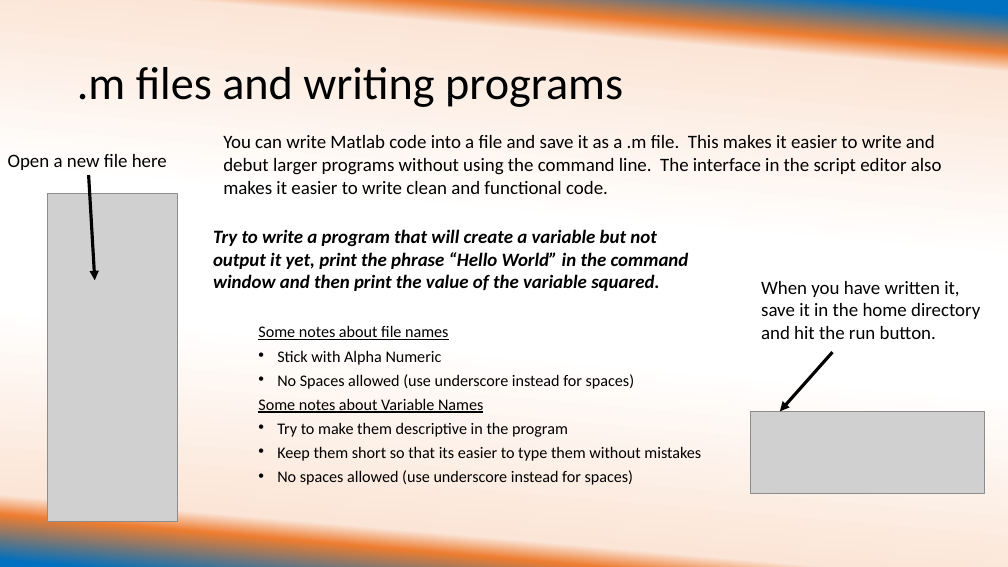
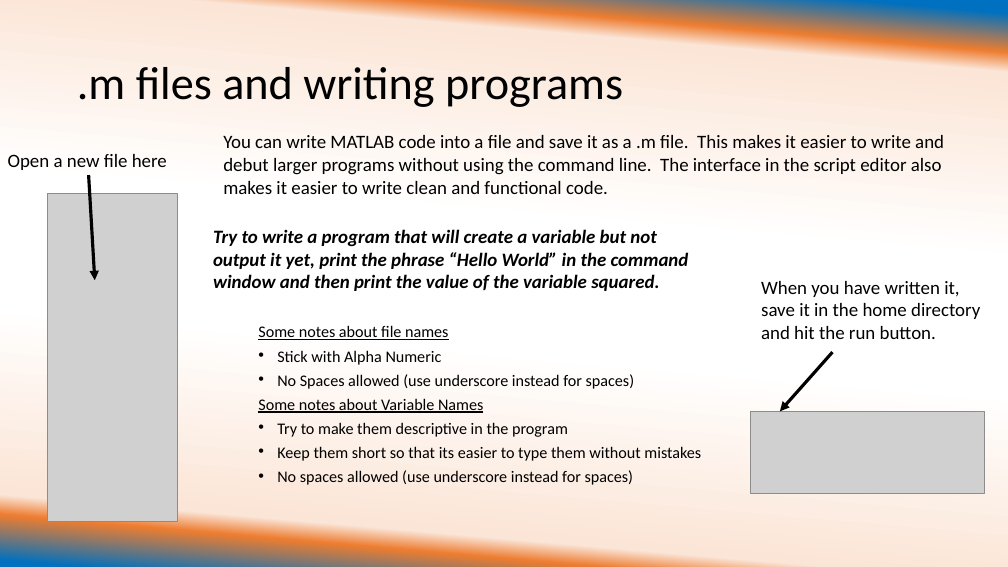
Before and after one commit to ehuemill/Intro-to-Matlab, a slide deck: slide 6 of Day 1 of Crash Course/University of Illinois REU Introduction to Matlab Day 1 with examples.pptx. Drawn at 1008x567 pixels with LibreOffice and Linux fonts; fonts in the diff are those of the drawing; grey boxes stand for pictures. Boxes give left, top, right and bottom in pixels: in the first picture for what was removed or moved away, otherwise in the second. Text is boxed around its words. In the diff, an @@ line names an element or a change of style, - is before the commit and + after.

Commit message:
Finishing Touches on Presentations
I finished up Day 2, changed the spelling of MATLAB to be all caps
throughout, and made sure that the "This is what mine looks like" was
included for each example in both days.

```diff
--- a/Day 1 of Crash Course/University of Illinois REU Introduction to Matlab Day 1 with examples.pptx
+++ b/Day 1 of Crash Course/University of Illinois REU Introduction to Matlab Day 1 with examples.pptx
@@ text at <box>223,135,944,194</box>: text changed @@
-You can write Matlab code into a file and save it as a .m file. This makes it easier to write and debut larger programs without using the command line. The interface in the script editor also makes it easier to write clean and functional code.
+You can write MATLAB code into a file and save it as a .m file. This makes it easier to write and debut larger programs without using the command line. The interface in the script editor also makes it easier to write clean and functional code.
```
Also in this commit, not shown: 12 other slides changed, 6 slides added, 1 slide removed, 16 other files.
